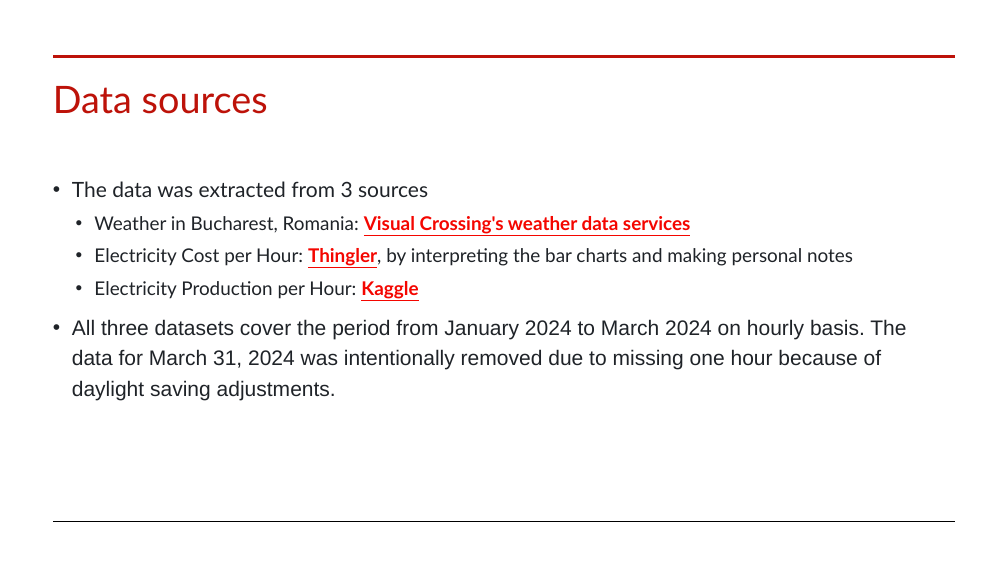
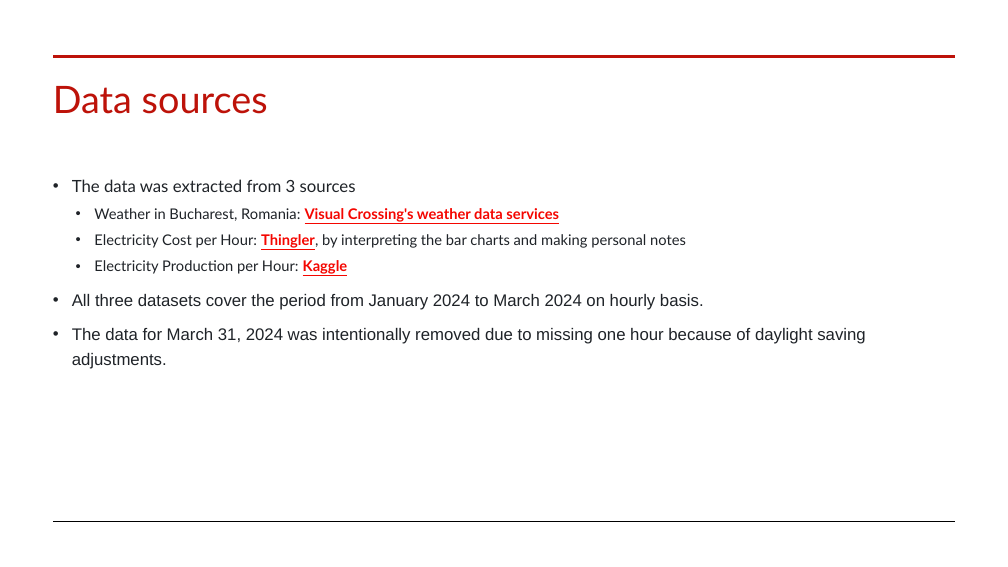
Before and after one commit to auttwitter/DSI-04, a slide deck: slide 6 of projects/project_capstone/Project_Capstone_Presentation.pptx. Drawn at 1008x567 pixels with LibreOffice and Linux fonts; fonts in the diff are those of the drawing. Boxes give left, top, right and bottom in pixels: in the first picture for what was removed or moved away, otherwise in the second. Text is boxed around its words. In the diff, an @@ line names an element or a change of style, - is before the commit and + after.

```diff
--- a/projects/project_capstone/Project_Capstone_Presentation.pptx
+++ b/projects/project_capstone/Project_Capstone_Presentation.pptx
@@ text at <box>72,179,686,274</box>: size 20 to 16 pt in "The data was extracted from 3 sources"; size 18 to 14 pt in "Weather in Bucharest, Romania: Visual Crossing's weather ...", "Electricity Cost per Hour: Thingler, by interpreting ...", "Electricity Production per Hour: Kaggle" @@
@@ text at <box>72,294,865,369</box>: text changed; size 20 to 16 pt @@
-• All three datasets cover the period from January 2024 to March 2024 on hourly basis. The data for March 31, 2024 was intentionally removed due to missing one hour because of daylight saving adjustments.
+• All three datasets cover the period from January 2024 to March 2024 on hourly basis.
+• The data for March 31, 2024 was intentionally removed due to missing one hour because of daylight saving adjustments.
```
Also in this commit, not shown: 5 other slides changed.
